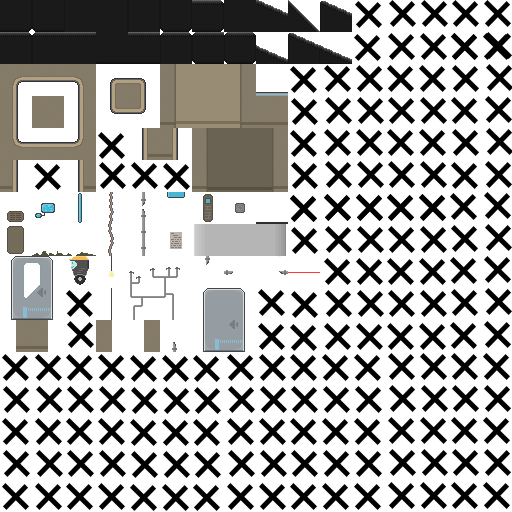
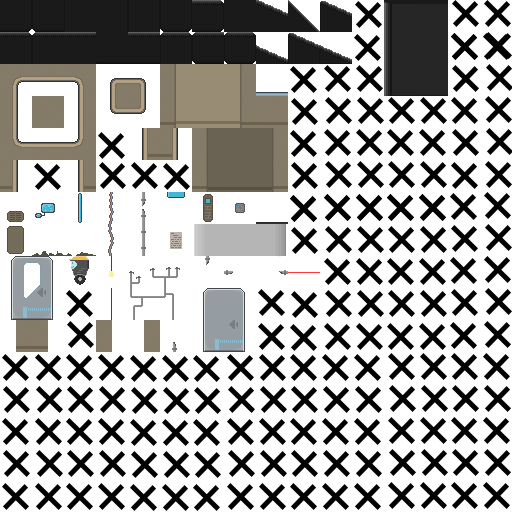
Layer changes from the first 512px x 512px image to the second:
renamed "Layer 32" to "Layer 34", painted on it over left=384, top=0, right=448, bottom=96
